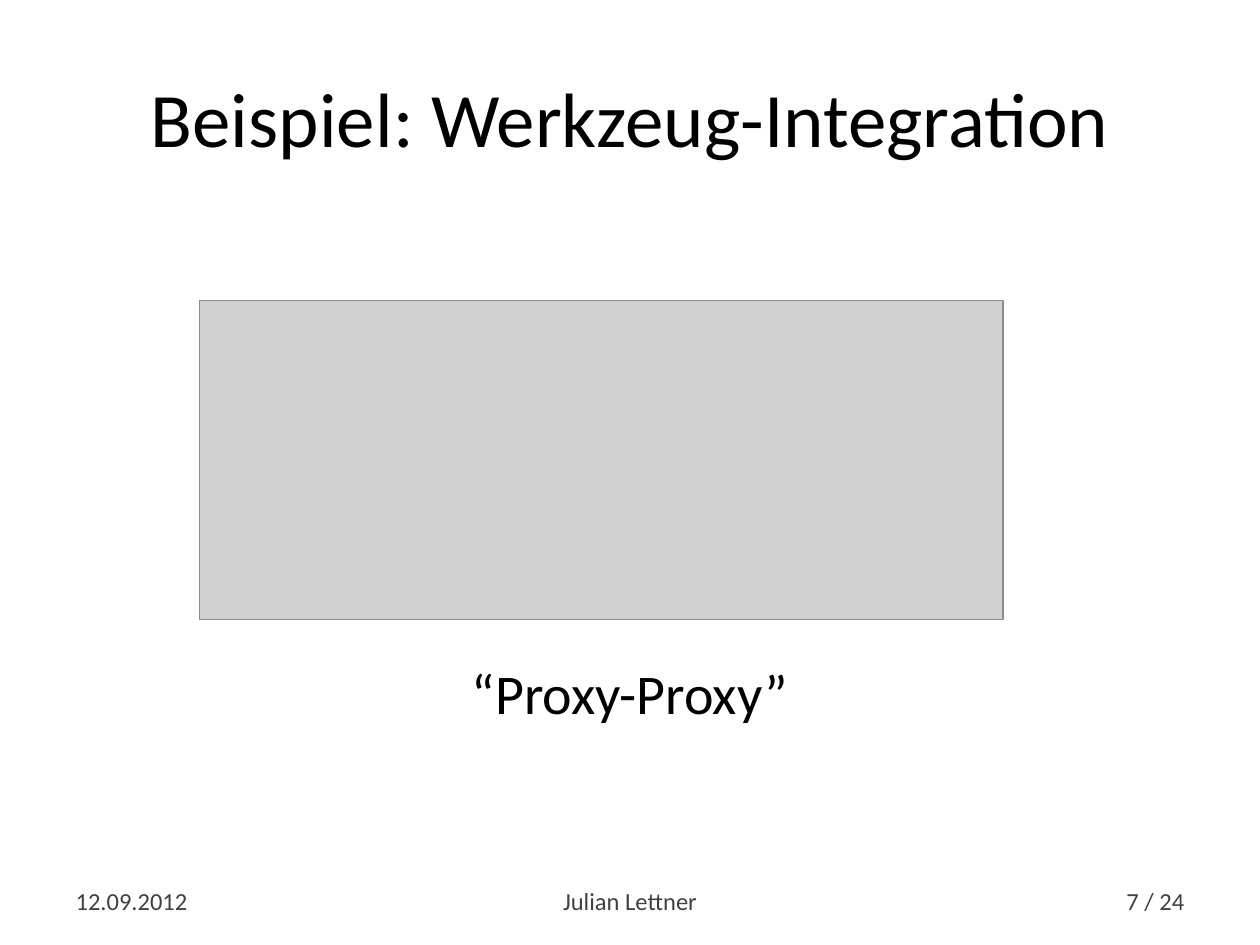
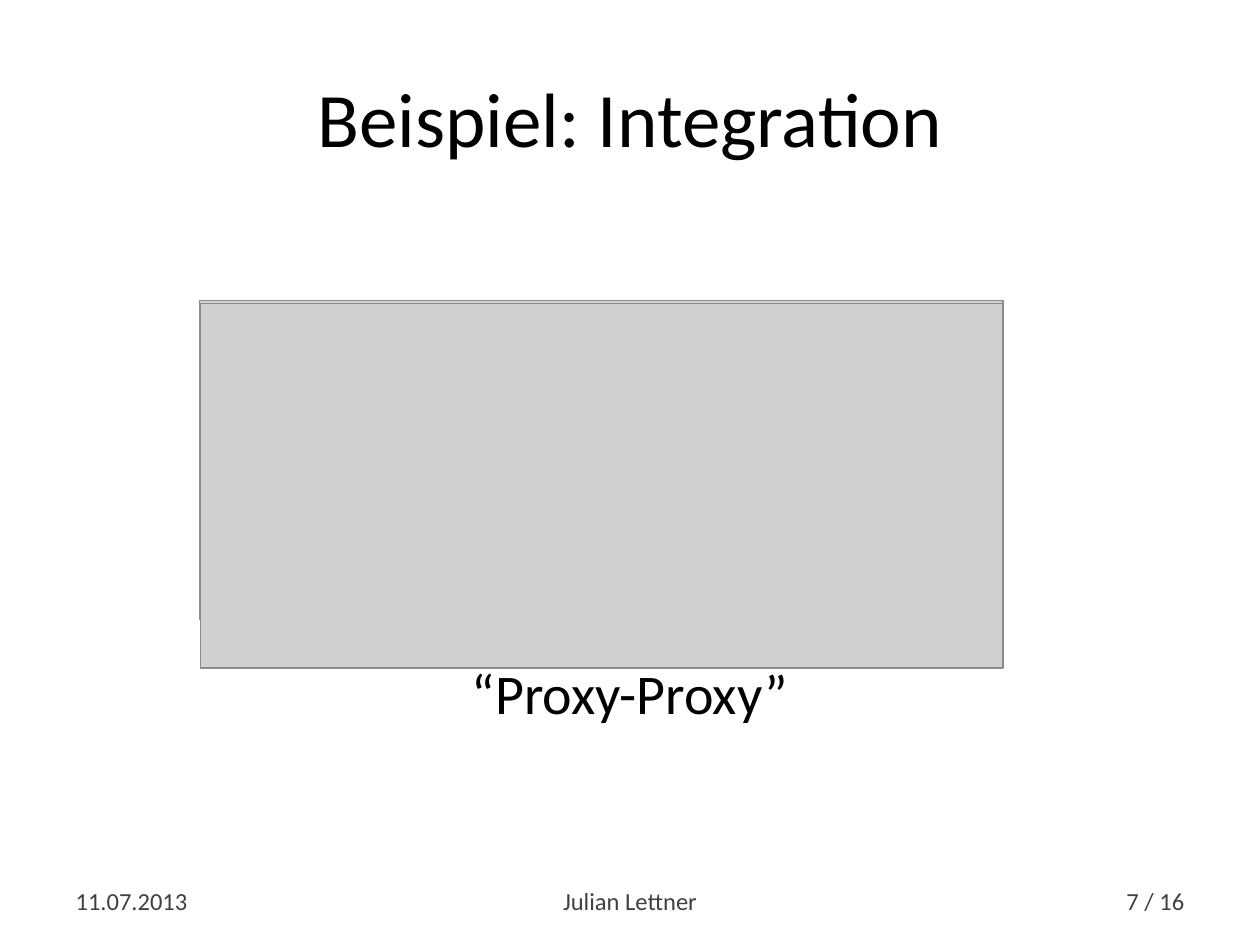
Before and after one commit to yln/TypePipeDemo, a slide deck: slide 7 of A Code Generation Pipeline for .NET.pptx. Drawn at 1260x945 pixels with LibreOffice and Linux fonts; fonts in the diff are those of the drawing; grey boxes stand for pictures. Boxes give left, top, right and bottom in pixels: in the first picture for what was removed or moved away, otherwise in the second. Text is boxed around its words. In the diff, an @@ line names an element or a change of style, - is before the commit and + after.

Commit message:
Update presentation

```diff
--- a/A Code Generation Pipeline for .NET.pptx
+++ b/A Code Generation Pipeline for .NET.pptx
@@ title at (x1=318, y1=93, x2=942, y2=161): text changed @@
-Beispiel: Werkzeug-Integration
+Beispiel: Integration
@@ picture added at (x1=200, y1=304, x2=1003, y2=668) @@
@@ text at (x1=76, y1=894, x2=188, y2=910): text changed @@
-12.09.2012
+11.07.2013
@@ page number at (x1=1126, y1=893, x2=1184, y2=910): text changed @@
-7 / 24
+7 / 16
```
Also in this commit, not shown: 13 other slides changed, 1 slide added, 9 slides removed.
